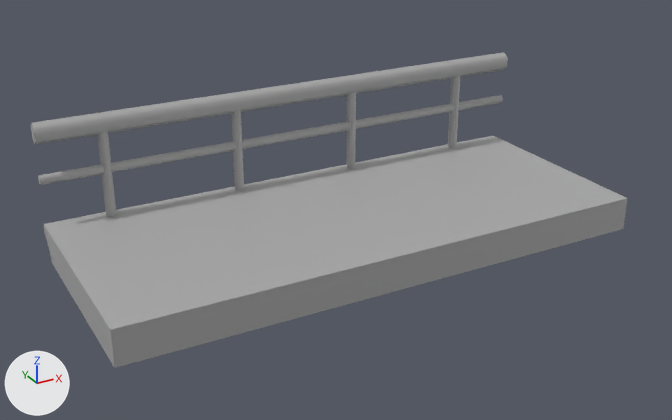
A saved change to the FBX model Assets/_Project/Artists/Olena/models/obstacles/Catwalk1.fbx.
The view is the same before and after, from a camera (50 mm lens) standing at (-1.87, -3.33, 1.51) and looking at (-0.06, -0.04, -0.14). Every picture has the same lights, and +X, +Y and +Z are marked at lower left. Where no turn or scale is listed for an object, it has been applied to the vertices.

In view in the first picture: 'Catwalk1'.
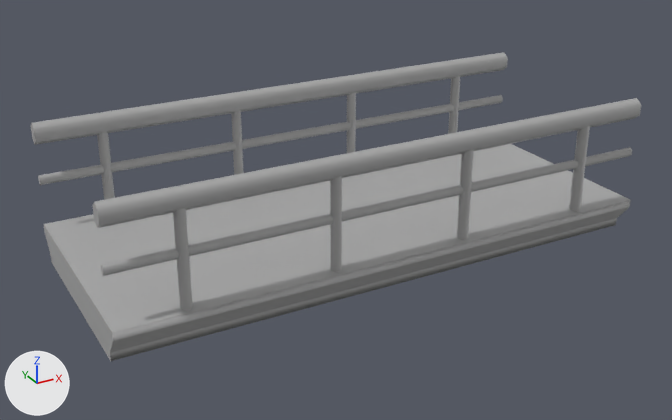
The newer file is also turned or shifted as a whole; pictures and numbers use the older file's frame.

What changed in the scene script:
```text
Change me_mesh:
    where me_mesh.from_pydata(...)  # 88 vertices, 58 faces; spans x -1.21..1.21, y -0.5..0.5, z -0.31..0.31
    used by ob_catwalk1; location = (0.007, 0.0, -0.01)
    verts and faces of me_mesh; kept vertices keep their numbers, new ones are numbered from 88
    before: 2 (-1.21, -0.5, -0.28) at pixel (113, 359), 3 (1.21, -0.5, -0.28) at pixel (624, 221), 6 (-1.21, -0.5, -0.19) at pixel (111, 338), 7 (1.21, -0.5, -0.19) at pixel (626, 205), 10 (-1.21, -0.5, -0.16) at pixel (110, 329)
    before: 11 (1.21, -0.5, -0.16) at pixel (627, 198), 12 (-1.21, -0.5, -0.31) at pixel (114, 367), 13 (1.21, -0.5, -0.31) at pixel (623, 228)
    me_mesh part 1: a new loose piece, a 6-sided cylinder along x spanning x -1.213..1.213, y -0.509..-0.447, z 0.219..0.315, in mat_standardsurface1 (grey #aaaaaa)
    me_mesh part 2: the loose piece of 12 vertices spanning x 0.27..0.32, y 0.44..0.49, z -0.17..0.26 is copied, and the copy is mirrored in y about its middle, then moved by (0.0, -0.94, 0.0); it spans x 0.27..0.32, y -0.51..-0.46, z -0.17..0.26
    me_mesh part 3: the loose piece of 12 vertices spanning x 0.89..0.93, y 0.44..0.49, z -0.17..0.26 is copied, and the copy is mirrored in y about its middle, then moved by (0.0, -0.94, 0.0); it spans x 0.89..0.93, y -0.51..-0.46, z -0.17..0.26
    me_mesh part 4: the loose piece of 12 vertices spanning x -0.33..-0.29, y 0.44..0.49, z -0.17..0.26 is copied, and the copy is mirrored in y about its middle, then moved by (0.0, -0.94, 0.0); it spans x -0.33..-0.29, y -0.51..-0.46, z -0.17..0.26
    me_mesh part 5: the loose piece of 12 vertices spanning x -0.95..-0.9, y 0.44..0.49, z -0.17..0.26 is copied, and the copy is mirrored in y about its middle, then moved by (0.0, -0.94, 0.0); it spans x -0.95..-0.9, y -0.51..-0.46, z -0.17..0.26
    me_mesh part 6: a new loose piece, a 6-sided cylinder along x spanning x -1.213..1.213, y -0.493..-0.464, z 0.039..0.083, in mat_standardsurface1 (grey #aaaaaa)
    me_mesh part 7
    add for i in [6, 7, 10, 11]: verts[i] += (0.0, -0.02, 0.0)
    add verts[3] = (1.21, -0.46, -0.28)  # moved, pixel (616, 218)
    add verts[2] = (-1.21, -0.46, -0.28)  # moved, pixel (109, 352)
    add verts[12] = (-1.21, -0.45, -0.31)  # moved, pixel (110, 361)
    add verts[13] = (1.21, -0.45, -0.31)  # moved, pixel (615, 225)
```

Location of each change, (x1, y1, x2, y2) in pixels of the pictures (672 x 420 px; the box of a moved part takes in the faces that stretch with it):
'Catwalk1', reshaped
    before: (31, 52, 628, 368)
    after: (31, 52, 641, 361)
part 1 of me_mesh, added
    after: (92, 98, 641, 228)
part 2 of me_mesh, added
    after: (457, 149, 474, 240)
part 3 of me_mesh, added
    after: (569, 126, 590, 212)
part 4 of me_mesh, added
    after: (330, 176, 342, 273)
part 5 of me_mesh, added
    after: (173, 208, 193, 311)
part 6 of me_mesh, added
    after: (101, 147, 632, 276)
part 7 of me_mesh, moved or reshaped
    before: (91, 136, 628, 368)
    after: (91, 144, 631, 361)
